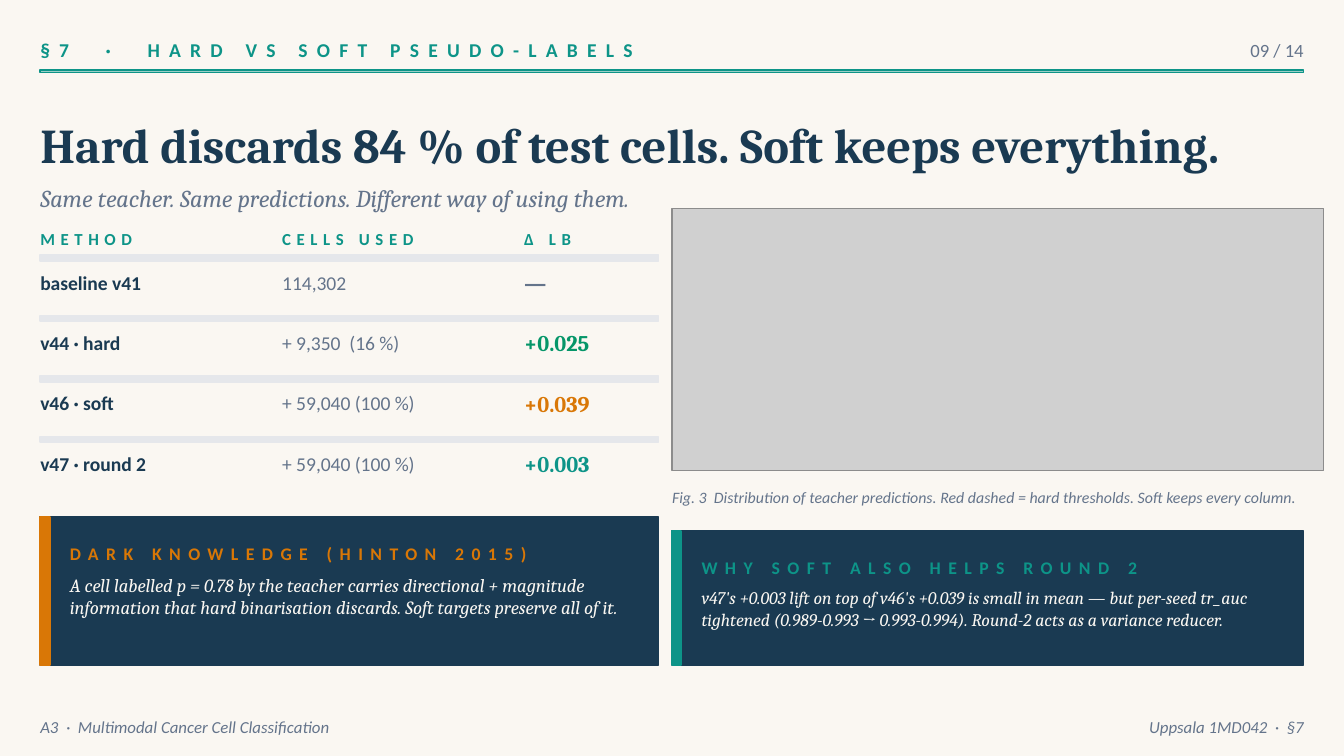
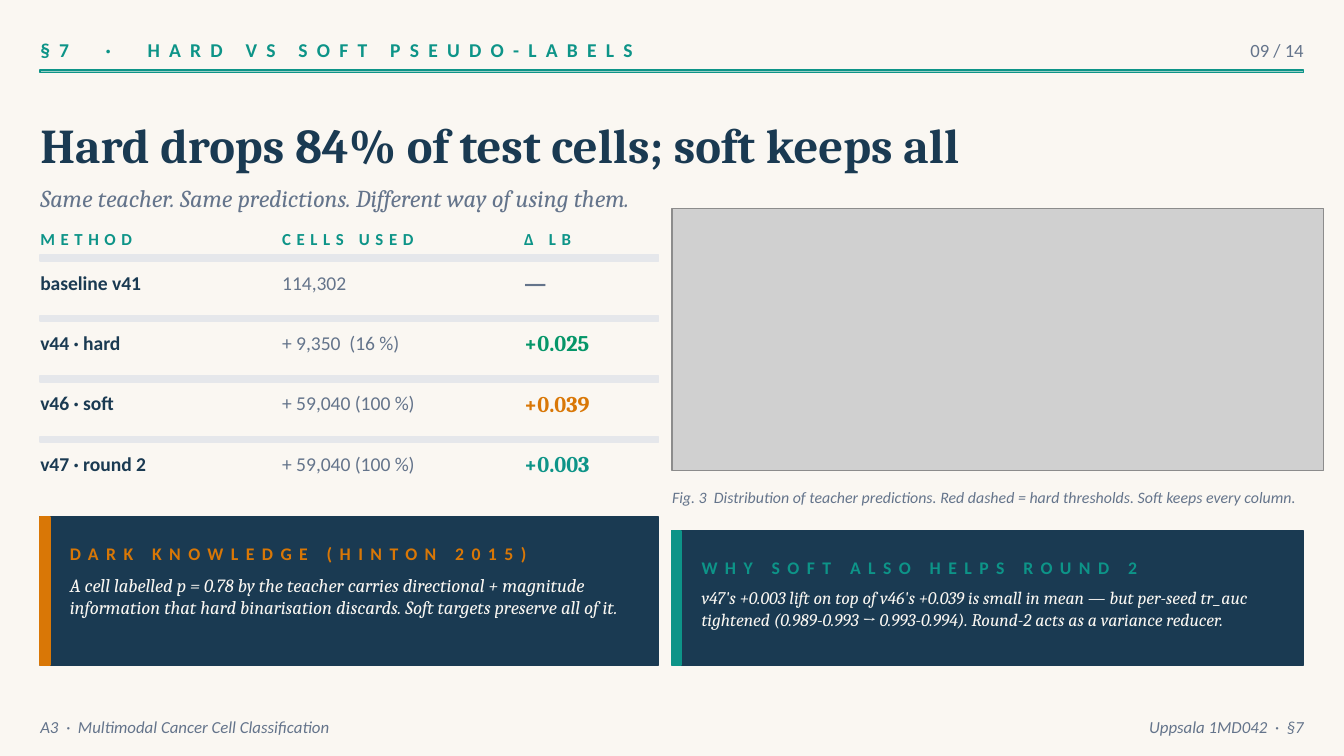
Before and after one commit to rafallex/multimodal-microscopy-distillation, a slide deck: slide 9 of presentation/A3_cancer_challenge_claude.pptx. Drawn at 1344x756 pixels with LibreOffice and Linux fonts; fonts in the diff are those of the drawing; grey boxes stand for pictures. Boxes give left, top, right and bottom in pixels: in the first picture for what was removed or moved away, otherwise in the second. Text is boxed around its words. In the diff, an @@ line names an element or a change of style, - is before the commit and + after.

```diff
--- a/presentation/A3_cancer_challenge_claude.pptx
+++ b/presentation/A3_cancer_challenge_claude.pptx
@@ text at <box>40,128,959,174</box>: text changed @@
-Hard discards 84 % of test cells. Soft keeps everything.
+Hard drops 84% of test cells; soft keeps all
```
Also in this commit, not shown: 6 other slides changed, 6 other files.
